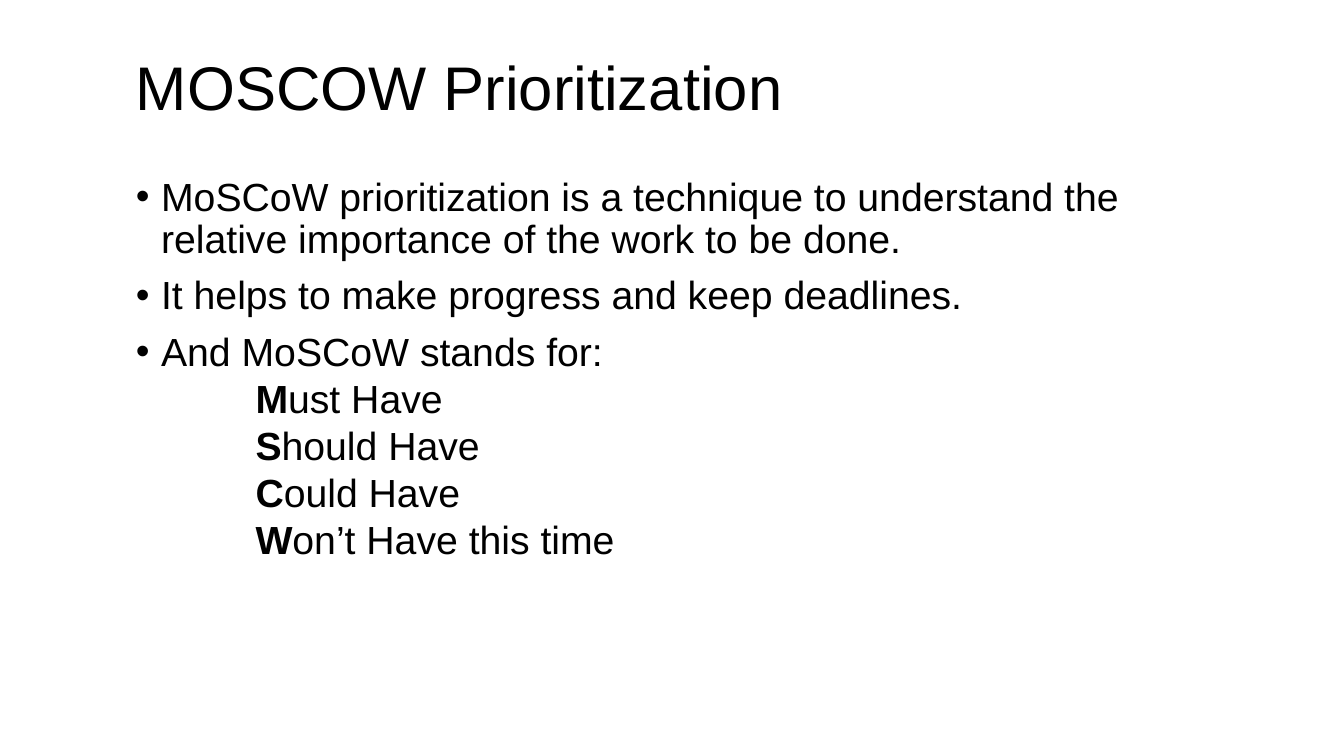
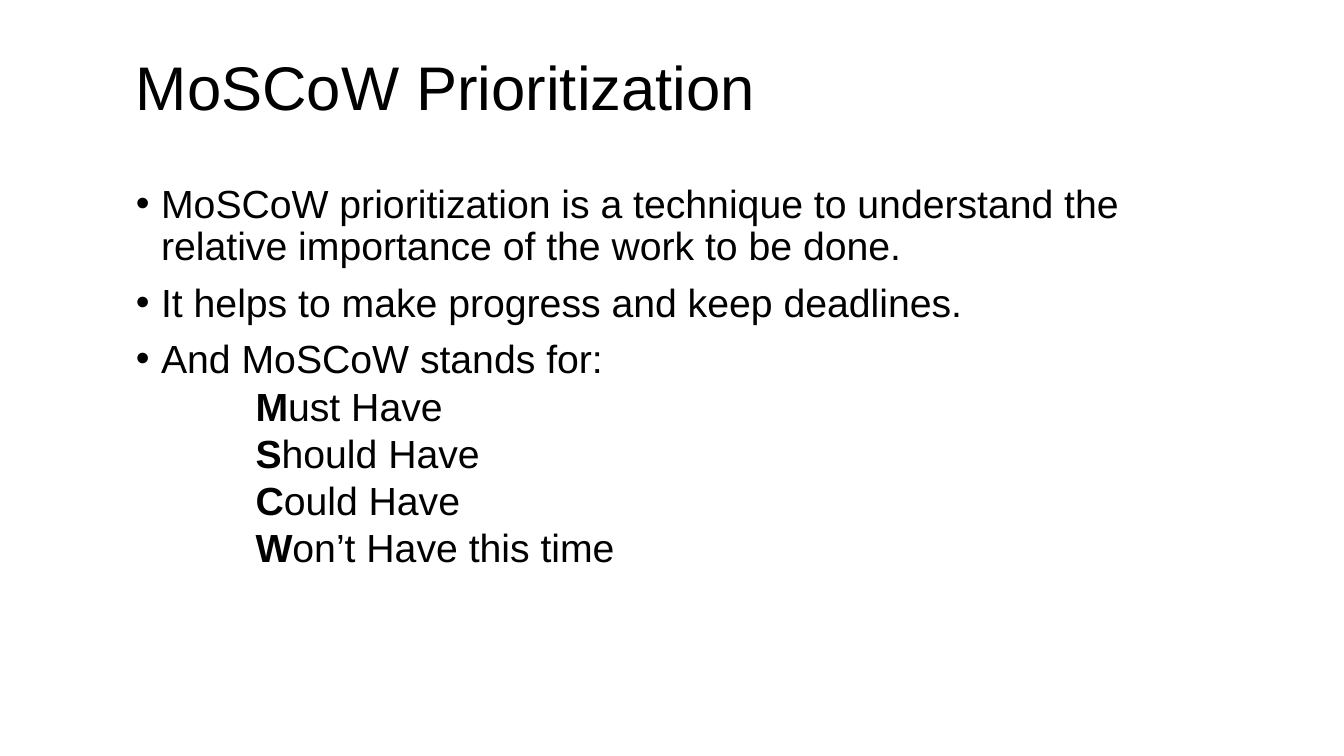
Before and after one commit to sdaisyna/PharmacyMS, a slide deck: slide 8 of Design/Medino Pharmacy.pptx. Drawn at 1344x756 pixels with LibreOffice and Linux fonts; fonts in the diff are those of the drawing. Boxes give left, top, right and bottom in pixels: in the first picture for what was removed or moved away, otherwise in the second. Text is boxed around its words. In the diff, an @@ line names an element or a change of style, - is before the commit and + after.

```diff
--- a/Design/Medino Pharmacy.pptx
+++ b/Design/Medino Pharmacy.pptx
@@ title at [136,65,755,111]: text changed @@
-MOSCOW Prioritization
+MoSCoW Prioritization
@@ text "MoSCoW prioritization is a technique ...": place and size @@
-text "MoSCoW prioritization is a technique ..." at [161,182,1118,555]
+text "MoSCoW prioritization is a technique ..." at [161,189,1118,563]
```
Also in this commit, not shown: 15 other slides changed, 8 slides added, 12 slides removed, 2 other files.
